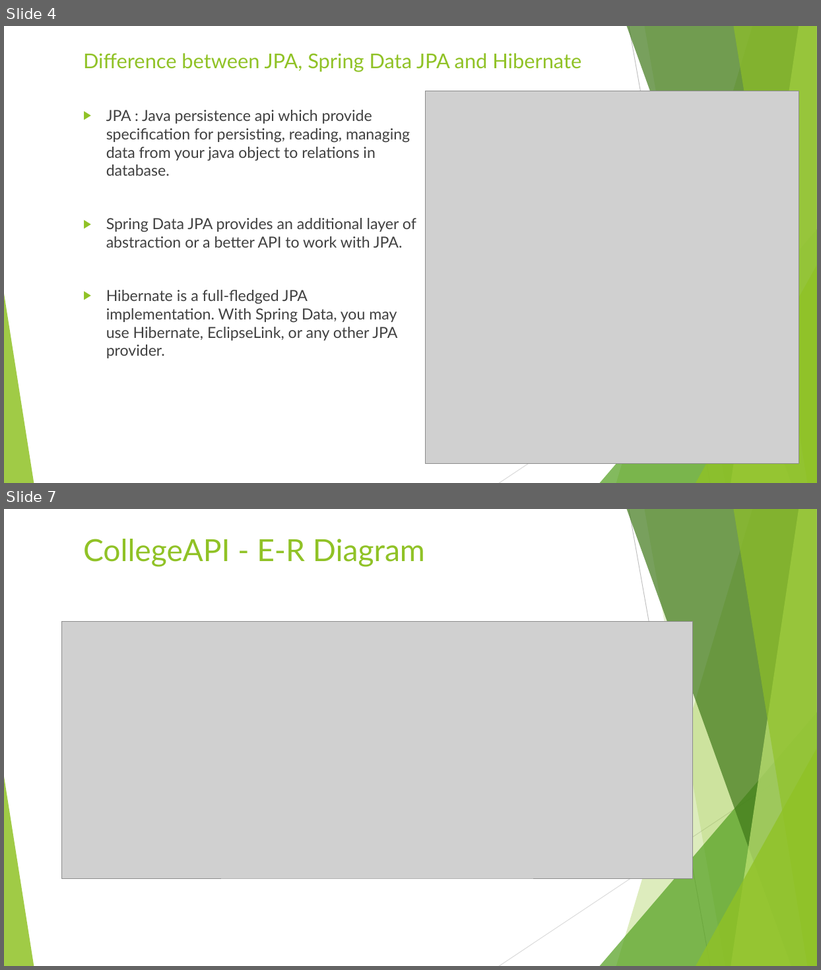
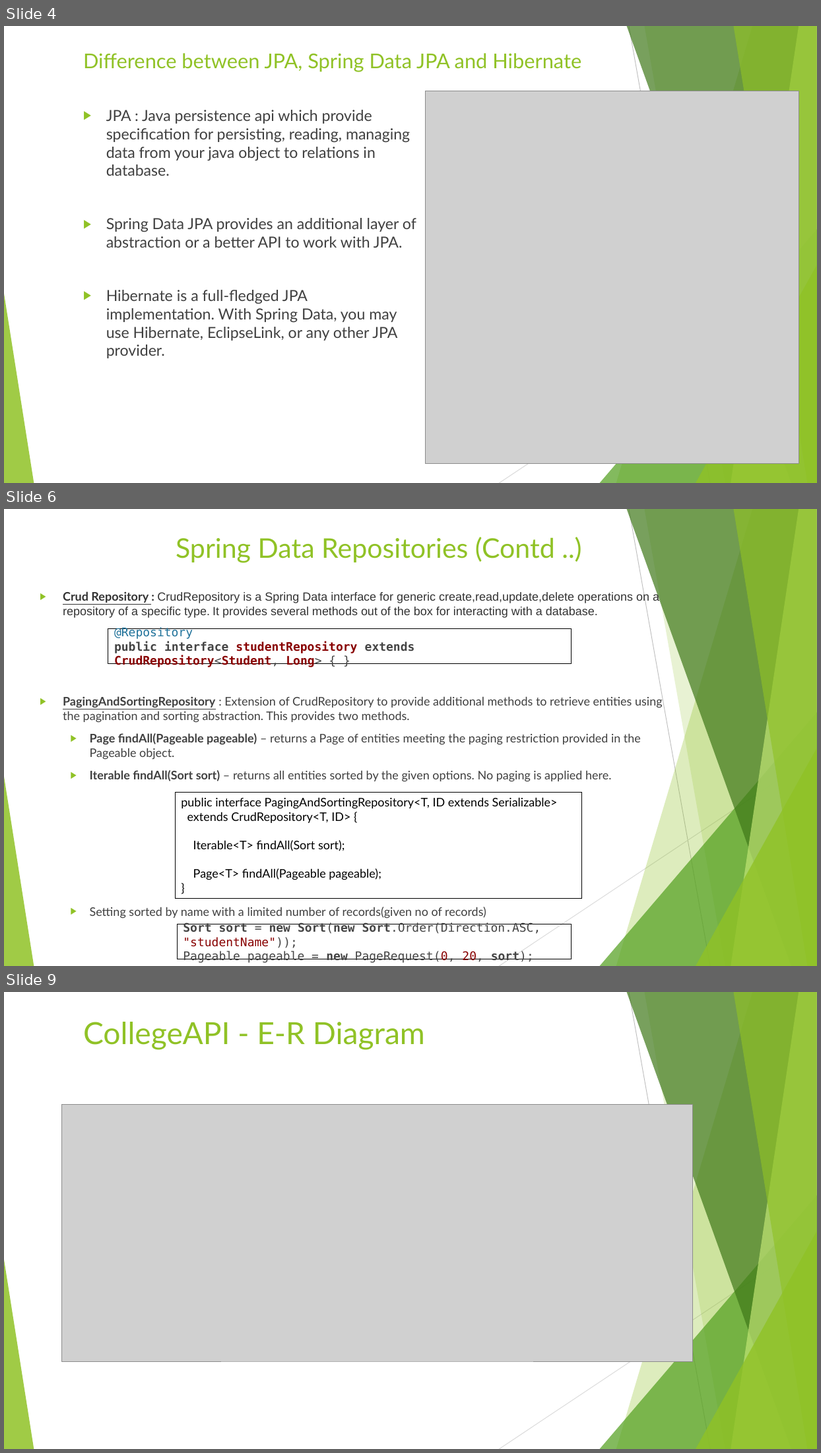
Before and after one commit to SwarnadeepGhosh/CollegeAPI-JPA, a slide deck: img/JPATutorial.pptx. Shown one above the other, each under a label of ours: slides 4 and 7 before the commit, slides 4, 6 and 9 after it; the slides between them are not shown. The pictures are 821x970 and 821x1453 pixels, drawn with LibreOffice and Linux fonts; fonts in the diff are those of the drawing; grey boxes stand for pictures. Boxes give left, top, right and bottom in pixels: in the first picture for what was removed or moved away, otherwise in the second. Text is boxed around its words. In the diff, an @@ line names an element or a change of style, - is before the commit and + after.

```diff
--- a/img/JPATutorial.pptx
+++ b/img/JPATutorial.pptx
@@ slide 6 added at box(4, 509, 817, 966), background #FFFFFF; not listed: 10 template elements that a slide beside it also shows @@
@@ title added at box(176, 537, 555, 563), 32 pt, text #90C226 @@
+Spring Data Repositories (Contd ..)
@@ text added at box(63, 591, 662, 919), 14 pt, text #404040 @@
+▶ Crud Repository : CrudRepository is a Spring Data interface for generic create,read,update,delete operations on a repository of a specific type. It provides several methods out of the box for interacting with a database.
+▶ PagingAndSortingRepository : Extension of CrudRepository to provide additional methods to retrieve entities using the pagination and sorting abstraction. This provides two methods.
+  ▶ Page findAll(Pageable pageable) – returns a Page of entities meeting the paging restriction provided in the Pageable object.
+  ▶ Iterable findAll(Sort sort) – returns all entities sorted by the given options. No paging is applied here.
+  ▶ Setting sorted by name with a limited number of records(given no of records)
@@ rectangle added at box(108, 629, 572, 664), outline #000000 0.75 pt, 14 pt, text #880000, bold @@
+@Repository
+public interface studentRepository extends CrudRepository<Student, Long> { }
@@ rectangle added at box(176, 793, 582, 900), outline #000000 0.75 pt, 14 pt, text #000000 @@
+public interface PagingAndSortingRepository<T, ID extends Serializable>
+extends CrudRepository<T, ID> {
+Iterable<T> findAll(Sort sort);
+Page<T> findAll(Pageable pageable);
+}
@@ rectangle added at box(177, 925, 572, 960), outline #000000 0.75 pt, 14 pt, text #444444 @@
+Sort sort = new Sort(new Sort.Order(Direction.ASC, "studentName"));
+Pageable pageable = new PageRequest(0, 20, sort);
@@ what was slide 7 is now slide 9 @@
```
Also in this commit, not shown: 10 slides changed, 7 other slides added, 1 slide removed.
